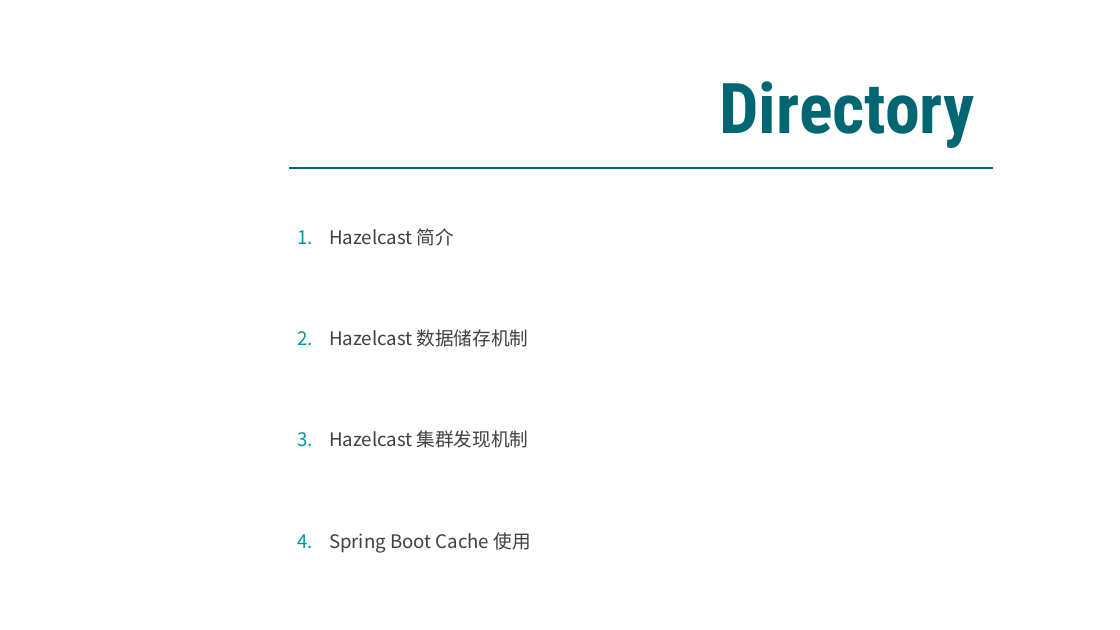
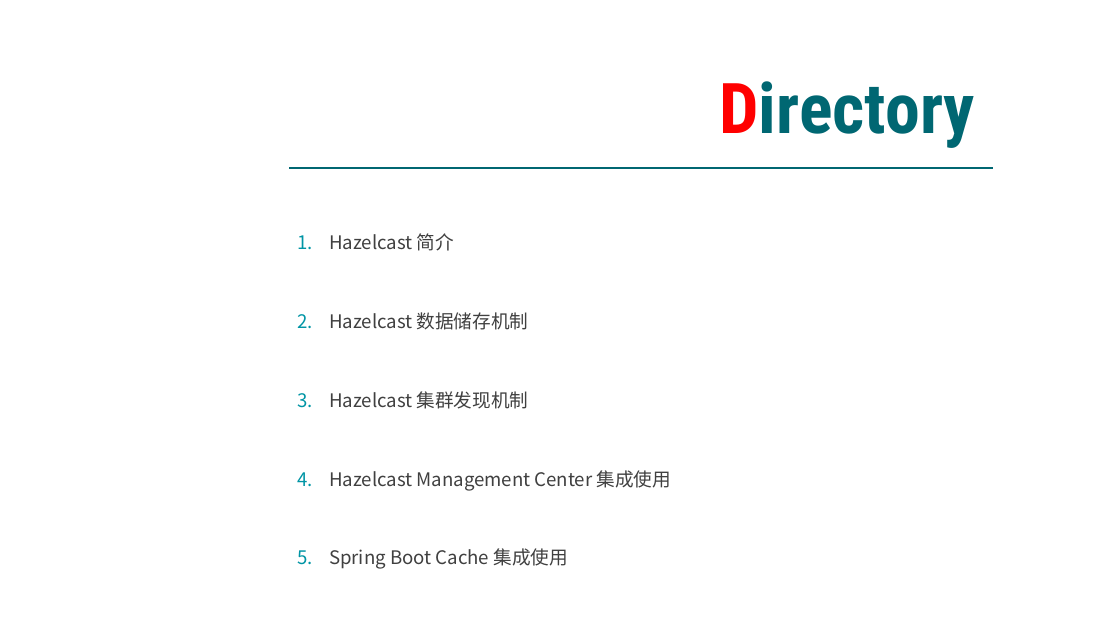
Before and after one commit to DamienJScott/TRAINING-HAZELCAST-SAMPLE, a slide deck: slide 2 of Presentation/Hazelcast-Damien.pptx. Drawn at 1120x630 pixels with LibreOffice and Linux fonts; fonts in the diff are those of the drawing; background and template pictures are left out. Boxes give left, top, right and bottom in pixels: in the first picture for what was removed or moved away, otherwise in the second. Text is boxed around its words. In the diff, an @@ line names an element or a change of style, - is before the commit and + after.

```diff
--- a/Presentation/Hazelcast-Damien.pptx
+++ b/Presentation/Hazelcast-Damien.pptx
@@ text "Directory" at (719, 81, 975, 148): text colour #006772 to #FF0000 in "Directory" @@
@@ text at (329, 233, 529, 409): line spacing 4 to 3 @@
@@ text at (329, 470, 671, 569): text changed @@
-4. Spring Boot Cache 使用
+4. Hazelcast Management Center 集成使用
+5. Spring Boot Cache 集成使用
```
Also in this commit, not shown: 5 other slides changed, 5 slides added.
